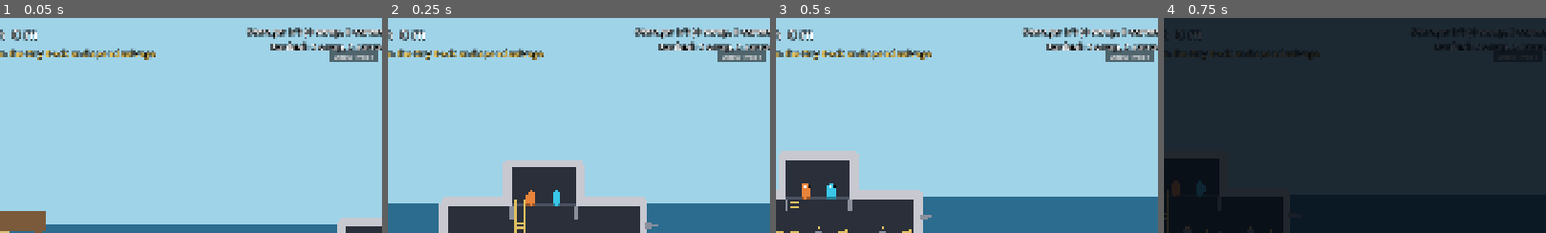
Above: before the commit, frames 1-4 (left to right).
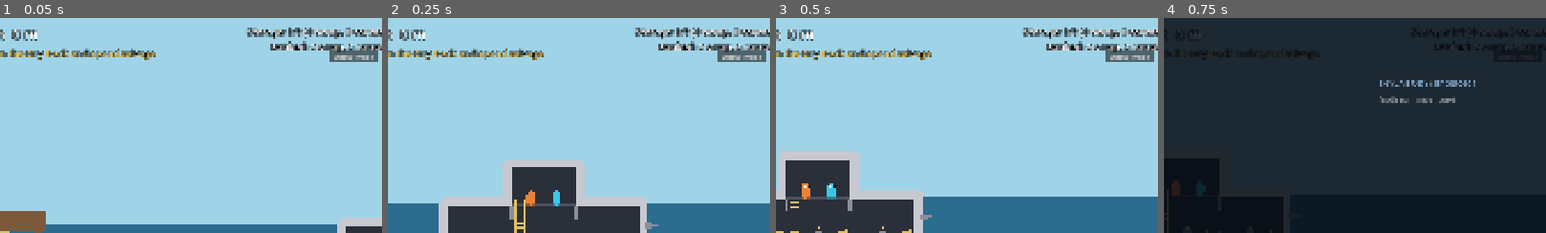
Above: after the commit, the same moments.

Repository: SnirNehemia/deeper
Game: Godot game, scene res://scenes/world.tscn
Two runs of this game, one before a commit and one after it. Both use one fixed random seed, a clock stepped at 60 frames per second and the inputs below.
Inputs:
- Up to frame 1 (0.05 s): no input
- Up to frame 2 (0.25 s): no input
- Up to frame 3 (0.5 s): no input
- Up to frame 4 (0.75 s): tap Enter at 0.5 s; hold D from 0.53 s (still down); tap Tab at 0.6 s
The pictures show only the part of the screen within x 50-100%, y 0-50%; the shares and areas given below are measured in that part.

Frames 1-3 are identical in both runs. In frame 4, 0.8% of the frame differs, in the area x 56-82%, y 28-40%.

Commit message:
M4-15: Assembly UI polish - inventory panel, real dropdown, reserved-cell label, fix overlapping text

Diff:
--- a/scripts/sub/sub_layout.gd
+++ b/scripts/sub/sub_layout.gd
@@ -191,6 +191,19 @@
 ## at least one occupied cell (the slot must touch the existing hull), within
 ## the bounds guard (SubGrid.MAX_CELLS) once added, and on a level below the
 ## conning tower's (the tower's row never gets neighbors offered for sale).
+## Cells permanently excluded from the buyable-slot economy: a placed gun's
+## firing-face cell (validate() rule 5 — must stay clear, see
+## `buyable_slot_positions()`). Surfaced separately so the Assembly view can
+## mark these cells as "reserved" instead of leaving them blank and
+## unexplained.
+func reserved_cells() -> Array:
+	var reserved: Array = []
+	for p in placements:
+		var def := ModuleCatalog.by_id(p.module_id)
+		if def != null and def.has_firing_face:
+			reserved.append(p.grid_pos + SubValidator._firing_face_offset(p.mirrored))
+	return reserved
+
 func buyable_slot_positions() -> Array:
 	var occupied := occupied_cells()
 	var min_pos := Vector2i(999, 999)
@@ -199,14 +212,7 @@
 		min_pos = Vector2i(min(min_pos.x, cell.x), min(min_pos.y, cell.y))
 		max_pos = Vector2i(max(max_pos.x, cell.x), max(max_pos.y, cell.y))
 
-	# A placed gun's firing-face cell must stay clear (validate() rule 5) — no
-	# slot/room can ever go there, so don't offer it as a buyable position.
-	var reserved: Array = []
-	for p in placements:
-		var def := ModuleCatalog.by_id(p.module_id)
-		if def != null and def.has_firing_face:
-			reserved.append(p.grid_pos + SubValidator._firing_face_offset(p.mirrored))
-
+	var reserved := reserved_cells()
 	var candidates: Array = []
 	for cell in occupied:
 		for n in neighbors(cell):
--- a/scripts/ui/dry_dock.gd
+++ b/scripts/ui/dry_dock.gd
@@ -504,6 +504,7 @@
 				_draw_shop(f)
 			DryDock.Mode.ASSEMBLY:
 				_draw_assembly(f)
+		_draw_inventory_panel(f)
 
 		# Footer note + controls.
 		if dock._note != "":
@@ -564,8 +565,12 @@
 
 		var layout := SaveData.layout
 		var buyable: Array = layout.buyable_slot_positions()
+		var reserved: Array = layout.reserved_cells()
 		var cells: Array = layout.occupied_cells().duplicate()
 		for c in buyable:
+			if c not in cells:
+				cells.append(c)
+		for c in reserved:
 			if c not in cells:
 				cells.append(c)
 		if cells.is_empty():
@@ -600,6 +605,20 @@
 			draw_rect(r, Color(1, 1, 1, 0.4), false, 2.0)
 			f.draw_string(get_canvas_item(), r.position + Vector2(6, 22), "empty slot",
 				HORIZONTAL_ALIGNMENT_LEFT, r.size.x - 8, 13, Color(1, 1, 1, 0.6))
+
+		# Cells permanently off-limits because a placed gun fires through them
+		# (validate() rule 5) — marked instead of left blank, so it's clear
+		# why no price/slot ever appears here (Snir's feedback, 2026-06-17).
+		for cell in reserved:
+			if cell in layout.occupied_cells():
+				continue
+			var r := _cell_rect(cell, min_pos, origin, CELL_PX)
+			draw_rect(r, Color(0.5, 0.2, 0.2, 0.25))
+			draw_rect(r, Color(0.8, 0.4, 0.4, 0.5), false, 1.5)
+			f.draw_string(get_canvas_item(), r.position + Vector2(6, 22), "reserved",
+				HORIZONTAL_ALIGNMENT_LEFT, r.size.x - 8, 13, Color(1, 0.7, 0.7, 0.8))
+			f.draw_string(get_canvas_item(), r.position + Vector2(6, 40), "(gun's line of fire)",
+				HORIZONTAL_ALIGNMENT_LEFT, r.size.x - 8, 11, Color(1, 0.7, 0.7, 0.6))
 
 		for pos in dock._assembly_actions:
 			var action: Dictionary = dock._assembly_actions[pos]
@@ -620,22 +639,21 @@
 					var ghost_col := Color("6ad0ff")
 					draw_rect(r, Color(ghost_col.r, ghost_col.g, ghost_col.b, 0.30))
 					draw_rect(r, ghost_col, false, 3.0)
-					var face_label := "Face: %s (%d/%d)  Interact attach, Esc cancel" % [
-						str(dock._faces[dock._face_index]), dock._face_index + 1, dock._faces.size()]
-					f.draw_string(get_canvas_item(), r.position + Vector2(6, 22), face_label,
-						HORIZONTAL_ALIGNMENT_LEFT, r.size.x - 8, 12, Color.WHITE)
+					var face_items: Array = []
+					for face in dock._faces:
+						face_items.append("%s face" % str(face).capitalize())
+					_draw_dropdown(f, r, face_items, dock._face_index)
 				elif selected and dock._menu_open:
 					var ghost_col := Color("6ad0a0")
 					draw_rect(r, Color(ghost_col.r, ghost_col.g, ghost_col.b, 0.30))
 					draw_rect(r, ghost_col, false, 3.0)
-					var item: Dictionary = menu[dock._menu_index]
-					var label := "%s  (%d/%d, Use to cycle)" % [
-						dock._menu_item_label(item), dock._menu_index + 1, menu.size()]
-					f.draw_string(get_canvas_item(), r.position + Vector2(6, 22), label,
-						HORIZONTAL_ALIGNMENT_LEFT, r.size.x - 8, 12, Color.WHITE)
+					var labels: Array = []
+					for item in menu:
+						labels.append(dock._menu_item_label(item))
+					_draw_dropdown(f, r, labels, dock._menu_index)
 				elif selected:
 					draw_rect(r, Color("e0c060"), false, 3.0)
-					f.draw_string(get_canvas_item(), r.position + Vector2(6, 22), "Interact: open menu",
+					f.draw_string(get_canvas_item(), r.position + Vector2(6, 46), "Interact: open menu",
 						HORIZONTAL_ALIGNMENT_LEFT, r.size.x - 8, 12, Color(1, 1, 1, 0.8))
 			elif selected:
 				draw_rect(r, Color(1, 1, 1, 0.2), false, 3.0)
@@ -650,3 +668,52 @@
 	func _cell_rect(cell: Vector2i, min_pos: Vector2i, origin: Vector2, cell_px: float) -> Rect2:
 		var local := Vector2(cell - min_pos) * cell_px
 		return Rect2(origin + local + Vector2(2, 2), Vector2(cell_px - 4, cell_px - 4))
+
+	## The "rooms/pods you've bought but haven't placed yet" list, pinned to
+	## the right edge of the screen in both Shop and Assembly (item 3 of
+	## Snir's 2026-06-16 brief). Mirrors `SaveData.layout.inventory`.
+	func _draw_inventory_panel(f: Font) -> void:
+		var x := size.x - 420.0
+		f.draw_string(get_canvas_item(), Vector2(x, 170), "INVENTORY (unplaced)",
+			HORIZONTAL_ALIGNMENT_LEFT, -1, 22, Color("7aa0c0"))
+		var y := 210.0
+		var any := false
+		for id in SaveData.layout.inventory:
+			var count := int(SaveData.layout.inventory[id])
+			if count <= 0:
+				continue
+			any = true
+			var def := ModuleCatalog.by_id(id)
+			var name: String = def.display_name if def != null else id
+			f.draw_string(get_canvas_item(), Vector2(x, y), "%s  x%d" % [name, count],
+				HORIZONTAL_ALIGNMENT_LEFT, -1, 20, Color.WHITE)
+			y += 30.0
+		if not any:
+			f.draw_string(get_canvas_item(), Vector2(x, y), "(nothing in inventory)",
+				HORIZONTAL_ALIGNMENT_LEFT, -1, 18, Color(1, 1, 1, 0.5))
+
+	## A real dropdown list anchored under (or, if it'd run off the bottom,
+	## above) `anchor` — one row per `items` entry, the `highlighted` row
+	## picked out with a filled highlight bar (2026-06-17 dropdown rework,
+	## replacing the single-line "(n/m, Use to cycle)" label).
+	func _draw_dropdown(f: Font, anchor: Rect2, items: Array, highlighted: int) -> void:
+		const ROW_H := 32.0
+		const PAD := 10.0
+		var w := 160.0
+		for item in items:
+			w = max(w, f.get_string_size(str(item), HORIZONTAL_ALIGNMENT_LEFT, -1, 18).x + PAD * 2.0)
+		var h := ROW_H * items.size()
+		var pos := Vector2(anchor.position.x, anchor.position.y + anchor.size.y + 4.0)
+		if pos.y + h > size.y - 90.0:
+			pos.y = anchor.position.y - h - 4.0
+		if pos.x + w > size.x - 20.0:
+			pos.x = size.x - 20.0 - w
+		draw_rect(Rect2(pos, Vector2(w, h)), Color(0.05, 0.08, 0.12, 0.98))
+		draw_rect(Rect2(pos, Vector2(w, h)), Color(1, 1, 1, 0.5), false, 2.0)
+		for i in items.size():
+			var row := Rect2(pos + Vector2(0, ROW_H * i), Vector2(w, ROW_H))
+			if i == highlighted:
+				draw_rect(row, Color(0.35, 0.6, 0.45, 0.6))
+				draw_rect(row, Color("6ad0a0"), false, 2.0)
+			f.draw_string(get_canvas_item(), row.position + Vector2(PAD, ROW_H * 0.68), str(items[i]),
+				HORIZONTAL_ALIGNMENT_LEFT, w - PAD * 2.0, 18, Color.WHITE)
Not shown, changed: DECISIONS.md
Not shown, changed: STATUS.md
